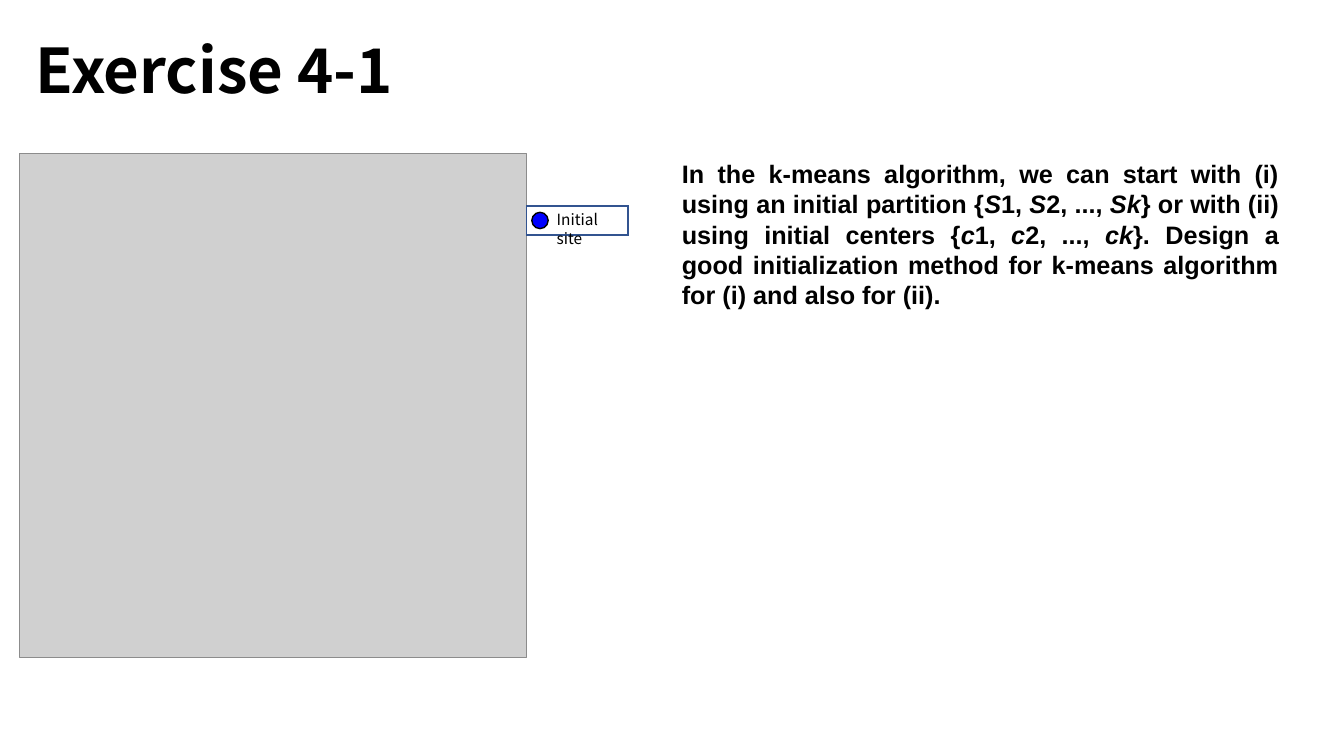
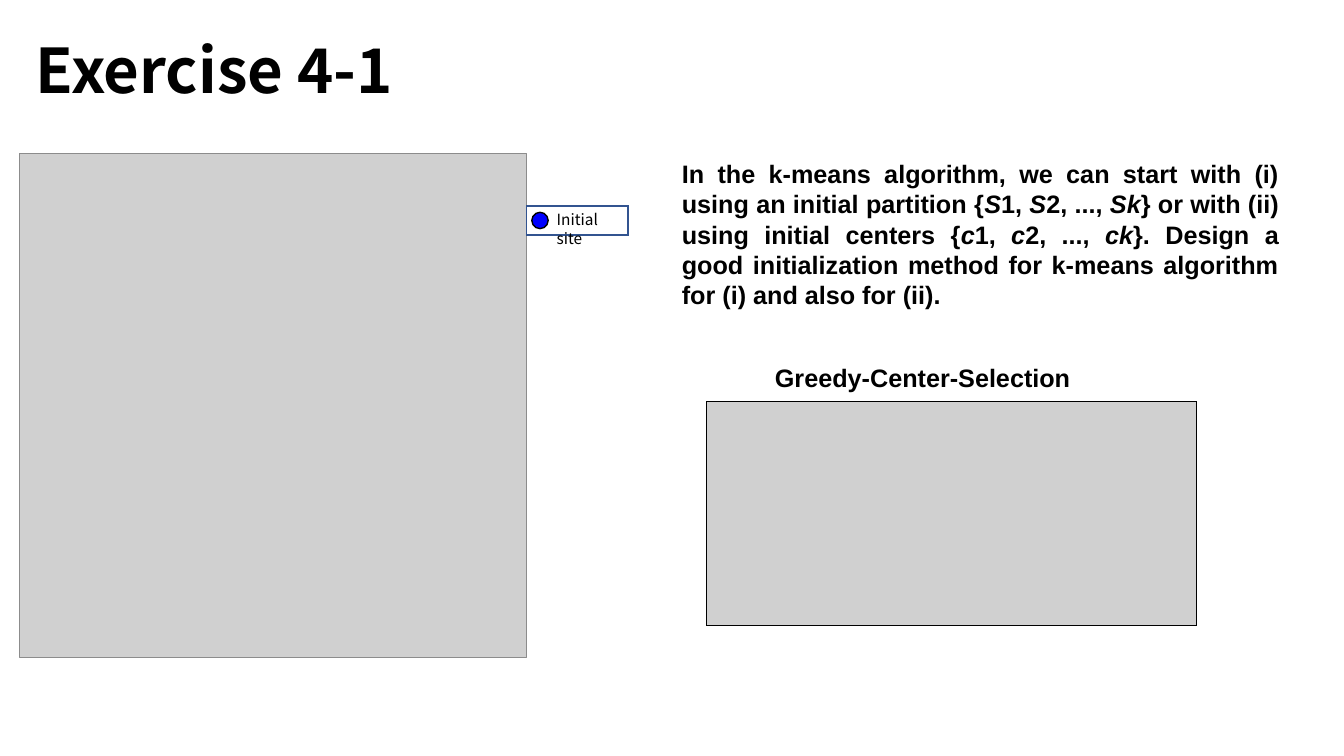
Before and after one commit to lyxocs/Advanced_algorithms, a slide deck: slide 2 of homework/HW5/Homework5_12032189_LiuYuxi.pptx (slide 3 before the commit). Drawn at 1344x756 pixels with LibreOffice and Linux fonts; fonts in the diff are those of the drawing; grey boxes stand for pictures. Boxes give left, top, right and bottom in pixels: in the first picture for what was removed or moved away, otherwise in the second. Text is boxed around its words. In the diff, an @@ line names an element or a change of style, - is before the commit and + after.

```diff
--- a/homework/HW5/Homework5_12032189_LiuYuxi.pptx
+++ b/homework/HW5/Homework5_12032189_LiuYuxi.pptx
@@ text added at (775,368,1070,393), 18 pt, text #000000, bold @@
+Greedy-Center-Selection
@@ picture added at (707,401,1197,625) @@
```
Also in this commit, not shown: 1 other slide changed, 2 slides added, 1 slide removed, 4 other files.
